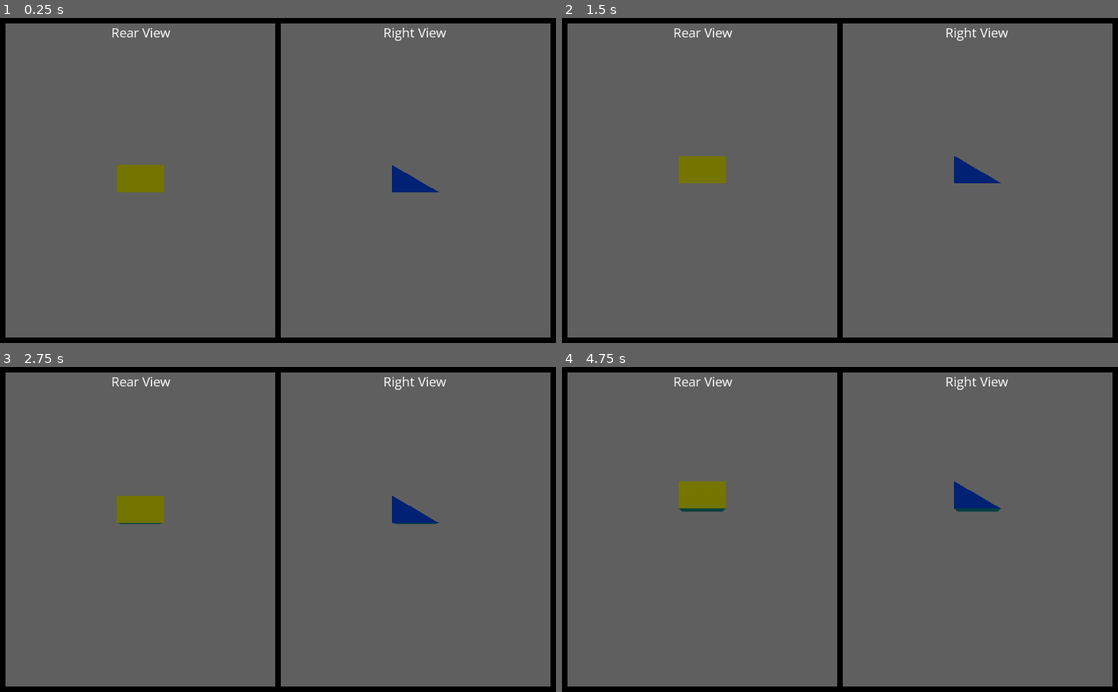
Above: before the commit, frames 1-4 (two rows, left to right).
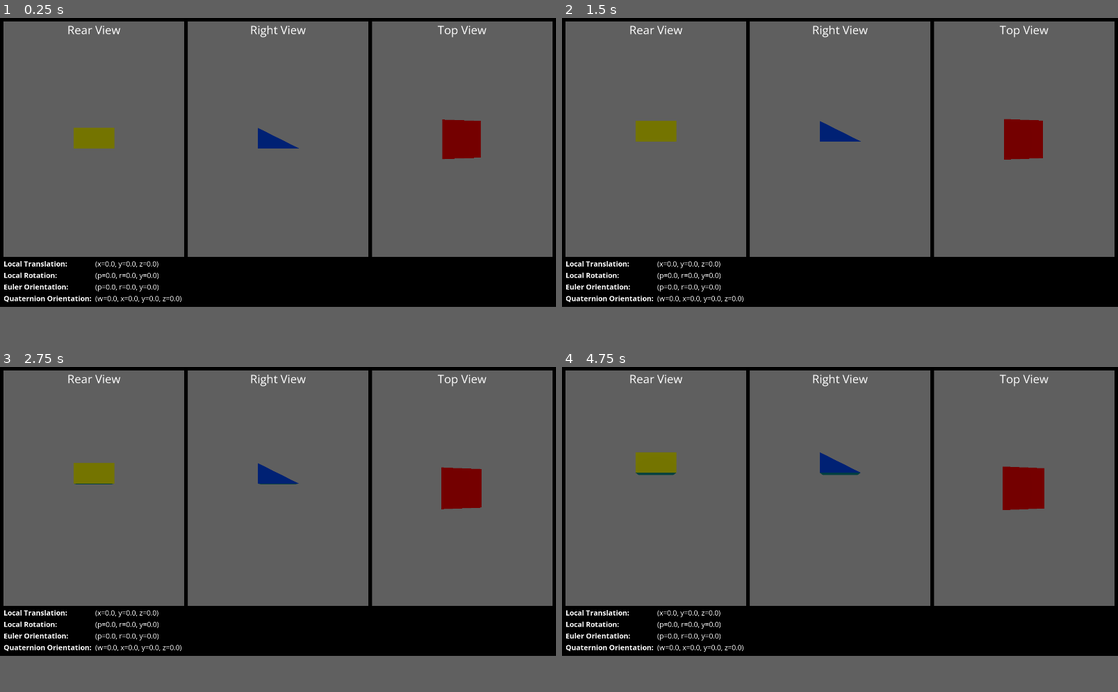
Above: after the commit, the same moments.

Repository: MB3hel/GodotAUVSim
Game: Godot game, scene res://pool.tscn
The game is run twice, just before and just after one commit, with the same random seed, the same clock (stepped at 60 frames per second) and the same inputs.
Inputs:
- Up to frame 1 (0.25 s): no input
- Up to frame 2 (1.5 s): no input
- Up to frame 3 (2.75 s): no input
- Up to frame 4 (4.75 s): tap Enter at 2.75 s
In our replay, the window is 800x468 before the commit and 800x416 after it. These sizes can differ from the game's own. Grey fills any space a smaller window leaves; there, only what the larger window draws over its background counts as a difference.

The runs differ from the first frame. In frame 1, 23% of the frame differs, in the area x 0-100%, y 1-100%; in frame 2, 23%; in frame 3, 23%; in frame 4, 23%.

Commit message:
Added ui for status text

Diff:
--- /dev/null
+++ b/fonts/status_label_font.tres
@@ -0,0 +1,7 @@
+[gd_resource type="DynamicFont" load_steps=2 format=2]
+
+[ext_resource path="res://fonts/OpenSans/OpenSans-Bold.ttf" type="DynamicFontData" id=1]
+
+[resource]
+size = 20
+font_data = ExtResource( 1 )
--- /dev/null
+++ b/fonts/status_value_font.tres
@@ -0,0 +1,7 @@
+[gd_resource type="DynamicFont" load_steps=2 format=2]
+
+[ext_resource path="res://fonts/OpenSans/OpenSans-Regular.ttf" type="DynamicFontData" id=1]
+
+[resource]
+size = 20
+font_data = ExtResource( 1 )
--- /dev/null
+++ b/fonts/viewport_label_font.tres
@@ -0,0 +1,7 @@
+[gd_resource type="DynamicFont" load_steps=2 format=2]
+
+[ext_resource path="res://fonts/OpenSans/OpenSans-Regular.ttf" type="DynamicFontData" id=1]
+
+[resource]
+size = 32
+font_data = ExtResource( 1 )
--- a/pool.tscn
+++ b/pool.tscn
@@ -1,6 +1,8 @@
-[gd_scene load_steps=11 format=2]
-
-[ext_resource path="res://fonts/OpenSans/OpenSans-Regular.ttf" type="DynamicFontData" id=1]
+[gd_scene load_steps=12 format=2]
+
+[ext_resource path="res://fonts/viewport_label_font.tres" type="DynamicFont" id=1]
+[ext_resource path="res://fonts/status_label_font.tres" type="DynamicFont" id=2]
+[ext_resource path="res://fonts/status_value_font.tres" type="DynamicFont" id=3]
 [ext_resource path="res://robot.gd" type="Script" id=6]
 [ext_resource path="res://simulation.gd" type="Script" id=7]
 
@@ -102,10 +104,6 @@
 "vertex_count": 3
 }
 
-[sub_resource type="DynamicFont" id=7]
-size = 24
-font_data = ExtResource( 1 )
-
 [node name="root" type="Spatial"]
 script = ExtResource( 7 )
 
@@ -121,76 +119,205 @@
 anchor_bottom = 1.0
 color = Color( 0, 0, 0, 1 )
 
-[node name="MainGrid" type="GridContainer" parent="UIRoot"]
+[node name="VBoxContainer" type="VBoxContainer" parent="UIRoot"]
 anchor_right = 1.0
 anchor_bottom = 1.0
 margin_left = 10.0
 margin_top = 10.0
 margin_right = -10.0
 margin_bottom = -10.0
-size_flags_stretch_ratio = 0.0
+
+[node name="MainGrid" type="GridContainer" parent="UIRoot/VBoxContainer"]
+margin_right = 1516.0
+margin_bottom = 652.0
+size_flags_horizontal = 3
+size_flags_vertical = 3
 custom_constants/vseparation = 10
 custom_constants/hseparation = 10
-columns = 2
-
-[node name="ViewportContainer" type="ViewportContainer" parent="UIRoot/MainGrid"]
-margin_right = 497.0
-margin_bottom = 580.0
+columns = 3
+
+[node name="RearView" type="Control" parent="UIRoot/VBoxContainer/MainGrid"]
+margin_right = 499.0
+margin_bottom = 652.0
+size_flags_horizontal = 3
+size_flags_vertical = 3
+
+[node name="ViewportContainer" type="ViewportContainer" parent="UIRoot/VBoxContainer/MainGrid/RearView"]
+anchor_right = 1.0
+anchor_bottom = 1.0
 size_flags_horizontal = 3
 size_flags_vertical = 3
 stretch = true
 
-[node name="Viewport" type="Viewport" parent="UIRoot/MainGrid/ViewportContainer"]
-size = Vector2( 600, 600 )
-
-[node name="RearCamera" type="Spatial" parent="UIRoot/MainGrid/ViewportContainer/Viewport"]
+[node name="Viewport" type="Viewport" parent="UIRoot/VBoxContainer/MainGrid/RearView/ViewportContainer"]
+size = Vector2( 499, 652 )
+handle_input_locally = false
+render_target_update_mode = 3
+
+[node name="RearCamera" type="Spatial" parent="UIRoot/VBoxContainer/MainGrid/RearView/ViewportContainer/Viewport"]
 transform = Transform( 1, 0, 0, 0, -4.37114e-08, -1, 0, 1, -4.37114e-08, 0, -5, 0 )
 
-[node name="Camera" type="Camera" parent="UIRoot/MainGrid/ViewportContainer/Viewport/RearCamera"]
+[node name="Camera" type="Camera" parent="UIRoot/VBoxContainer/MainGrid/RearView/ViewportContainer/Viewport/RearCamera"]
 fov = 50.0
 size = 5.0
 
-[node name="DirectionalLight" type="DirectionalLight" parent="UIRoot/MainGrid/ViewportContainer/Viewport/RearCamera"]
-
-[node name="ViewportContainer2" type="ViewportContainer" parent="UIRoot/MainGrid"]
-margin_left = 507.0
-margin_right = 1004.0
-margin_bottom = 580.0
+[node name="DirectionalLight" type="DirectionalLight" parent="UIRoot/VBoxContainer/MainGrid/RearView/ViewportContainer/Viewport/RearCamera"]
+
+[node name="Label" type="Label" parent="UIRoot/VBoxContainer/MainGrid/RearView"]
+anchor_right = 1.0
+margin_bottom = 45.0
+custom_fonts/font = ExtResource( 1 )
+text = "Rear View"
+align = 1
+
+[node name="RightView" type="Control" parent="UIRoot/VBoxContainer/MainGrid"]
+margin_left = 509.0
+margin_right = 1008.0
+margin_bottom = 652.0
+size_flags_horizontal = 3
+size_flags_vertical = 3
+
+[node name="ViewportContainer2" type="ViewportContainer" parent="UIRoot/VBoxContainer/MainGrid/RightView"]
+anchor_right = 1.0
+anchor_bottom = 1.0
 size_flags_horizontal = 3
 size_flags_vertical = 3
 stretch = true
 
-[node name="Viewport" type="Viewport" parent="UIRoot/MainGrid/ViewportContainer2"]
-size = Vector2( 600, 600 )
-
-[node name="RightCamera" type="Spatial" parent="UIRoot/MainGrid/ViewportContainer2/Viewport"]
+[node name="Viewport" type="Viewport" parent="UIRoot/VBoxContainer/MainGrid/RightView/ViewportContainer2"]
+size = Vector2( 499, 652 )
+handle_input_locally = false
+render_target_update_mode = 3
+
+[node name="RightCamera" type="Spatial" parent="UIRoot/VBoxContainer/MainGrid/RightView/ViewportContainer2/Viewport"]
 transform = Transform( 1.91069e-15, 4.37114e-08, 1, 1, -4.37114e-08, 0, 4.37114e-08, 1, -4.37114e-08, 5, 0, 0 )
 
-[node name="Camera" type="Camera" parent="UIRoot/MainGrid/ViewportContainer2/Viewport/RightCamera"]
+[node name="Camera" type="Camera" parent="UIRoot/VBoxContainer/MainGrid/RightView/ViewportContainer2/Viewport/RightCamera"]
 fov = 50.0
 size = 5.0
 
-[node name="DirectionalLight" type="DirectionalLight" parent="UIRoot/MainGrid/ViewportContainer2/Viewport/RightCamera"]
-
-[node name="ViewportLabels" type="HBoxContainer" parent="UIRoot"]
-anchor_right = 1.0
-margin_left = 10.0
-margin_top = 10.0
-margin_right = -10.0
-
-[node name="Label" type="Label" parent="UIRoot/ViewportLabels"]
-margin_right = 500.0
-margin_bottom = 34.0
-size_flags_horizontal = 3
-custom_fonts/font = SubResource( 7 )
-text = "Rear View"
-align = 1
-
-[node name="Label1" type="Label" parent="UIRoot/ViewportLabels"]
-margin_left = 504.0
-margin_right = 1004.0
-margin_bottom = 34.0
-size_flags_horizontal = 3
-custom_fonts/font = SubResource( 7 )
+[node name="DirectionalLight" type="DirectionalLight" parent="UIRoot/VBoxContainer/MainGrid/RightView/ViewportContainer2/Viewport/RightCamera"]
+
+[node name="Label" type="Label" parent="UIRoot/VBoxContainer/MainGrid/RightView"]
+anchor_right = 1.0
+margin_bottom = 14.0
+custom_fonts/font = ExtResource( 1 )
 text = "Right View"
 align = 1
+
+[node name="TopView" type="Control" parent="UIRoot/VBoxContainer/MainGrid"]
+margin_left = 1018.0
+margin_right = 1516.0
+margin_bottom = 652.0
+size_flags_horizontal = 3
+size_flags_vertical = 3
+
+[node name="ViewportContainer2" type="ViewportContainer" parent="UIRoot/VBoxContainer/MainGrid/TopView"]
+anchor_right = 1.0
+anchor_bottom = 1.0
+size_flags_horizontal = 3
+size_flags_vertical = 3
+stretch = true
+
+[node name="Viewport" type="Viewport" parent="UIRoot/VBoxContainer/MainGrid/TopView/ViewportContainer2"]
+size = Vector2( 498, 652 )
+handle_input_locally = false
+render_target_update_mode = 3
+
+[node name="TopCamera" type="Spatial" parent="UIRoot/VBoxContainer/MainGrid/TopView/ViewportContainer2/Viewport"]
+transform = Transform( -4.37114e-08, -1, 0, 1, -4.37114e-08, 0, 0, 0, 1, 0, 0, 5 )
+
+[node name="Camera" type="Camera" parent="UIRoot/VBoxContainer/MainGrid/TopView/ViewportContainer2/Viewport/TopCamera"]
+fov = 50.0
+size = 5.0
+
+[node name="DirectionalLight" type="DirectionalLight" parent="UIRoot/VBoxContainer/MainGrid/TopView/ViewportContainer2/Viewport/TopCamera"]
+
+[node name="Label" type="Label" parent="UIRoot/VBoxContainer/MainGrid/TopView"]
+anchor_right = 1.0
+margin_bottom = 14.0
+custom_fonts/font = ExtResource( 1 )
+text = "Top View"
+align = 1
+
+[node name="HBoxContainer" type="HBoxContainer" parent="UIRoot/VBoxContainer"]
+margin_top = 656.0
+margin_right = 1516.0
+margin_bottom = 780.0
+
+[node name="StatusPanel" type="GridContainer" parent="UIRoot/VBoxContainer/HBoxContainer"]
+margin_right = 604.0
+margin_bottom = 124.0
+size_flags_horizontal = 3
+size_flags_stretch_ratio = 2.0
+custom_constants/hseparation = 10
+columns = 2
+
+[node name="TranslationLabel" type="Label" parent="UIRoot/VBoxContainer/HBoxContainer/StatusPanel"]
+margin_right = 243.0
+margin_bottom = 28.0
+custom_fonts/font = ExtResource( 2 )
+text = "Local Translation:"
+
+[node name="TranslationValue" type="Label" parent="UIRoot/VBoxContainer/HBoxContainer/StatusPanel"]
+margin_left = 253.0
+margin_right = 604.0
+margin_bottom = 28.0
+size_flags_horizontal = 3
+custom_fonts/font = ExtResource( 3 )
+text = "(x=0.0, y=0.0, z=0.0)"
+
+[node name="RotationLabel" type="Label" parent="UIRoot/VBoxContainer/HBoxContainer/StatusPanel"]
+margin_top = 32.0
+margin_right = 243.0
+margin_bottom = 60.0
+custom_fonts/font = ExtResource( 2 )
+text = "Local Rotation:"
+
+[node name="RotationValue" type="Label" parent="UIRoot/VBoxContainer/HBoxContainer/StatusPanel"]
+margin_left = 253.0
+margin_top = 32.0
+margin_right = 604.0
+margin_bottom = 60.0
+size_flags_horizontal = 3
+custom_fonts/font = ExtResource( 3 )
+text = "(p=0.0, r=0.0, y=0.0)"
+
+[node name="EulerLabel" type="Label" parent="UIRoot/VBoxContainer/HBoxContainer/StatusPanel"]
+margin_top = 64.0
+margin_right = 243.0
+margin_bottom = 92.0
+custom_fonts/font = ExtResource( 2 )
+text = "Euler Orientation:"
+
+[node name="EulerValue" type="Label" parent="UIRoot/VBoxContainer/HBoxContainer/StatusPanel"]
+margin_left = 253.0
+margin_top = 64.0
+margin_right = 604.0
+margin_bottom = 92.0
+size_flags_horizontal = 3
+custom_fonts/font = ExtResource( 3 )
+text = "(p=0.0, r=0.0, y=0.0)"
+
+[node name="QuatLabel" type="Label" parent="UIRoot/VBoxContainer/HBoxContainer/StatusPanel"]
+margin_top = 96.0
+margin_right = 243.0
+margin_bottom = 124.0
+custom_fonts/font = ExtResource( 2 )
+text = "Quaternion Orientation:"
+
+[node name="QuatValue" type="Label" parent="UIRoot/VBoxContainer/HBoxContainer/StatusPanel"]
+margin_left = 253.0
+margin_top = 96.0
+margin_right = 604.0
+margin_bottom = 124.0
+size_flags_horizontal = 3
+custom_fonts/font = ExtResource( 3 )
+text = "(w=0.0, x=0.0, y=0.0, z=0.0)"
+
+[node name="Placeholder" type="Control" parent="UIRoot/VBoxContainer/HBoxContainer"]
+margin_left = 608.0
+margin_right = 1516.0
+margin_bottom = 124.0
+size_flags_horizontal = 3
+size_flags_stretch_ratio = 3.0
--- a/project.godot
+++ b/project.godot
@@ -14,9 +14,15 @@
 run/main_scene="res://pool.tscn"
 config/icon="res://images/icon.png"
 
+[display]
+
+window/size/width=1536
+window/size/height=800
+
 [global]
 
 environment=false
+resolution=false
 
 [gui]
 
